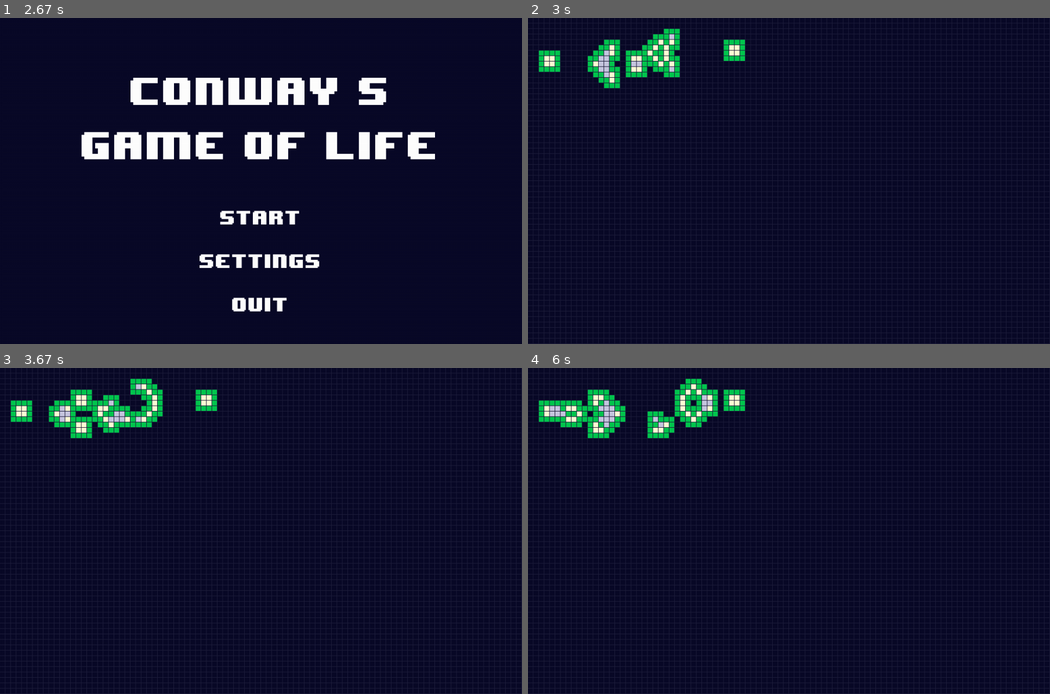
Above: before the commit, frames 1-4 (two rows, left to right).
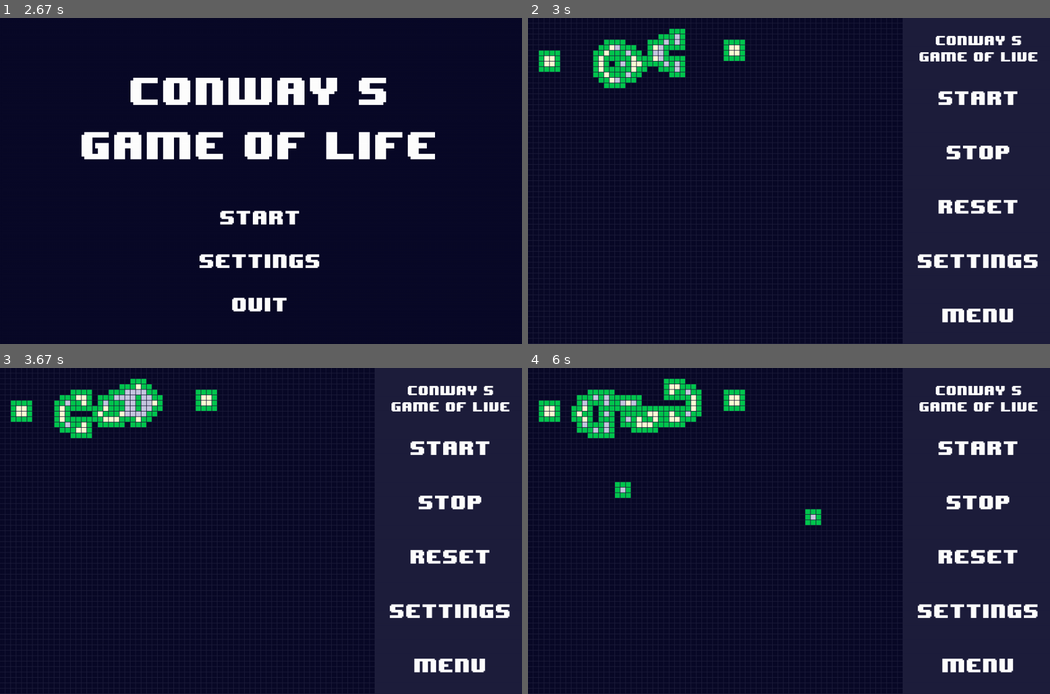
Above: after the commit, the same moments.

Repository: Almond0629/Conways-Game-of-Life
Game: pygame game, started from main.py
Two runs of this game, one before a commit and one after it. Both use one fixed random seed, a clock stepped at 60 frames per second and the inputs below.
Inputs (mouse positions are in pixels of both pictures, inside the frame that each line leads up to):
- Up to frame 1 (2.67 s): no input
- Up to frame 2 (3 s): click (794, 213) at 2.88 s
- Up to frame 3 (3.67 s): click (459, 654) at 3.25 s; click (365, 504) at 3.65 s
- Up to frame 4 (6 s): move the mouse to (976, 504) at 3.93 s; click (976, 504) at 4.13 s; move the mouse to (621, 488) at 4.47 s; click (621, 488) at 4.68 s; click (809, 517) at 5.25 s; tap Space at 5.6 s

Frame 1 is identical in both runs. In frame 2, 4.3% of the frame differs, in the area x 11-98%, y 3-94%; in frame 3, 4.5%; in frame 4, 6.0%, in the area x 4-98%, y 3-94%.

Commit message:
Added menu on running page

Diff:
--- a/button.py
+++ b/button.py
@@ -2,7 +2,7 @@
 from constant import *
 
 class Button:
-    def __init__(self, x, y, content: str, fontsize):
+    def __init__(self, x, y, content: str, fontsize, color=col_background):
         font = pygame.font.Font('8-BIT_WONDER.TTF', fontsize)
         self.text_surface = font.render(content, True, (255, 255, 255))
         self.text_rect = self.text_surface.get_rect()
@@ -12,7 +12,7 @@
         self.y = y
         self.display = pygame.Surface((self.w, self.h))
         self.rect = pygame.Rect(self.x, self.y, self.w, self.h)
-        self.display.fill(col_background)
+        self.display.fill(color)
         self.display.blit(self.text_surface, (self.rect.width/2 - self.text_rect.width/2, self.rect.height/2 - self.text_rect.height/2))
 
 
--- a/init.py
+++ b/init.py
@@ -3,7 +3,7 @@
 這裡跟範例一樣
 '''
 def init(dimx, dimy):
-    cells = np.zeros((dimy, dimx))
+    cells = np.zeros((dimy, dimx-27))
     pattern = np.array([[0,0,0,0,0,0,0,0,0,0,0,0,0,0,0,0,0,0,0,0,0,0,0,0,1,0,0,0,0,0,0,0,0,0,0,0,0,0,0],
                         [0,0,0,0,0,0,0,0,0,0,0,0,0,0,0,0,0,0,0,0,0,0,1,0,1,0,0,0,0,0,0,0,0,0,0,0,0,0,0],
                         [0,0,0,0,0,0,0,0,0,0,0,0,1,1,0,0,0,0,0,0,1,1,0,0,0,0,0,0,0,0,0,0,0,0,1,1,0,0,0],
--- a/main.py
+++ b/main.py
@@ -4,6 +4,7 @@
 import modify #修改
 import update #包含更新跟畫上格子
 from menu import MainMenu, Settings
+from button import Button
 
 def main(dimx, dimy, cellsize):
     pygame.init()
@@ -12,10 +13,18 @@
     pygame.display.set_caption("Game of Life")
     cells = init.init(dimx, dimy)
     clock = pygame.time.Clock()
-    running = 1 #暫停狀態，預設1=運行
+    running = True #暫停狀態，預設1=運行
     status = "main" #status: main(menu), run, settings，預設為起始畫面
     current_menu = MainMenu(display, surface, dimx, dimy, cellsize, col_background)
     current_settings = Settings(display, surface, dimx, dimy, cellsize, col_background)
+    start_button = Button(cellsize * (dimx - 13), cellsize * dimy / 2 - 170, 'Start', 30, col_grid)
+    stop_button = Button(cellsize * (dimx - 13), cellsize * dimy / 2 - 70, 'Stop', 30, col_grid)
+    reset_button = Button(cellsize * (dimx - 13), cellsize * dimy / 2 + 30, 'Reset', 30, col_grid)
+    settings_button = Button(cellsize * (dimx - 13), cellsize * dimy / 2 + 130, 'Settings', 30, col_grid)
+    menu_button = Button(cellsize * (dimx - 13), cellsize * dimy / 2 + 230, 'Menu', 30, col_grid)
+    title1 = Button(cellsize * (dimx - 13), cellsize * dimy / 2 - 270, 'Conway s', 20, col_grid)
+    title2 = Button(cellsize * (dimx - 13), cellsize * dimy / 2 - 240, 'Game of Live', 20, col_grid)
+
 
     while True:
         if status == "main":
@@ -34,7 +43,7 @@
                 return 0
             elif not current_menu.run_display:
                 status = "run"
-        elif status == "setting":
+        elif status == "settings":
             #TODO
             pass
         elif status == "run":
@@ -47,17 +56,36 @@
                 if event.type == 768:
                     # keys = pygame.key.get_pressed()
                     # if keys[pygame.K_SPACE]:
-                    running = 0 if running else 1
+                    running = False if running else True
 
                 if event.type == pygame.MOUSEBUTTONDOWN: #點擊方格修改
                     mouse_pos = pygame.mouse.get_pos()
                     if modify.mouse_on_grid(mouse_pos, dimx, dimy, cellsize):
                         modify.modify(mouse_pos, cells, cellsize)
+                    elif start_button.on(mouse_pos):
+                        running = True
+                    elif stop_button.on(mouse_pos):
+                        running = False
+                    elif reset_button.on(mouse_pos):
+                        cells.fill(0)
+                    elif settings_button.on(mouse_pos):
+                        status = "settings"
+                    elif menu_button.on(mouse_pos):
+                        status = "main"
+                        current_menu = MainMenu(display, surface, dimx, dimy, cellsize, col_background)
             clock.tick(FPS) #固定幀率
             surface.fill(col_grid)
+            # running_menu.display_menu()
+            update.draw(surface, cells, dimx, dimy, cellsize)
+            start_button.draw(surface)
+            stop_button.draw(surface)
+            reset_button.draw(surface)
+            settings_button.draw(surface)
+            menu_button.draw(surface)
+            title1.draw(surface)
+            title2.draw(surface)
             if running:
                 cells = update.update(surface, cells, dimx, dimy, cellsize, running) #如果沒有暫停的話就修改
-            update.draw(surface, cells, dimx, dimy, cellsize)
             # pygame.draw.rect(surface, col_background, (1*cellsize, dimy * cellsize + 1*cellsize, 2*cellsize, 1.5*cellsize))
             pygame.display.update()
 
--- a/modify.py
+++ b/modify.py
@@ -3,7 +3,7 @@
 from constant import *
 
 def mouse_on_grid(mouse_pos, dimx, dimy, cellsize):
-    return dimx * cellsize > mouse_pos[0] > 0 and dimy * cellsize > mouse_pos[1] > 0
+    return  (dimx - 20) * cellsize > mouse_pos[0] > 0 and dimy * cellsize > mouse_pos[1] > 0
 
 def modify(mouse_pos, cells, cellsize):
     cell_pos = (mouse_pos[1] // cellsize, mouse_pos[0] // cellsize)
